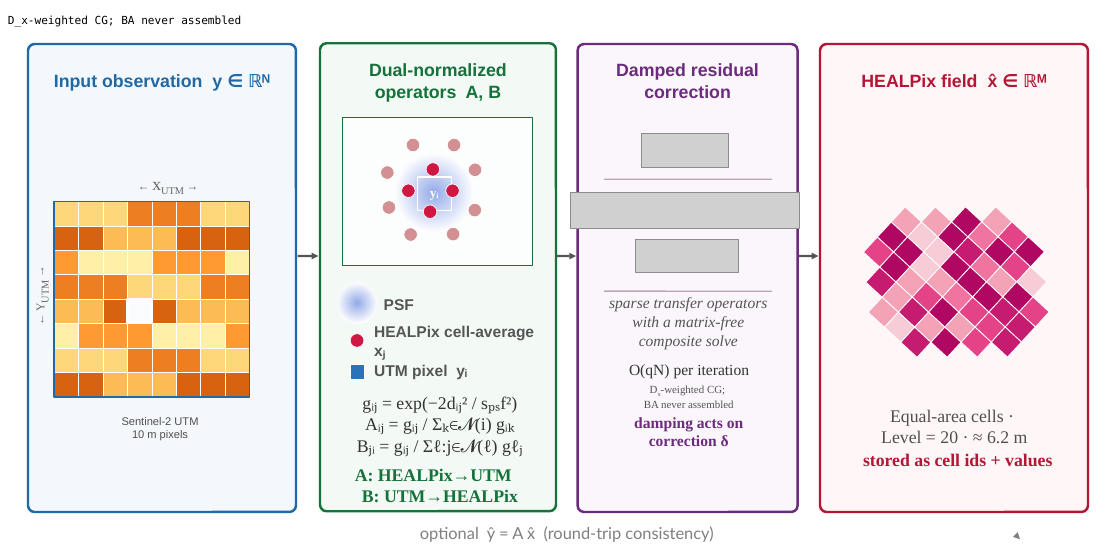
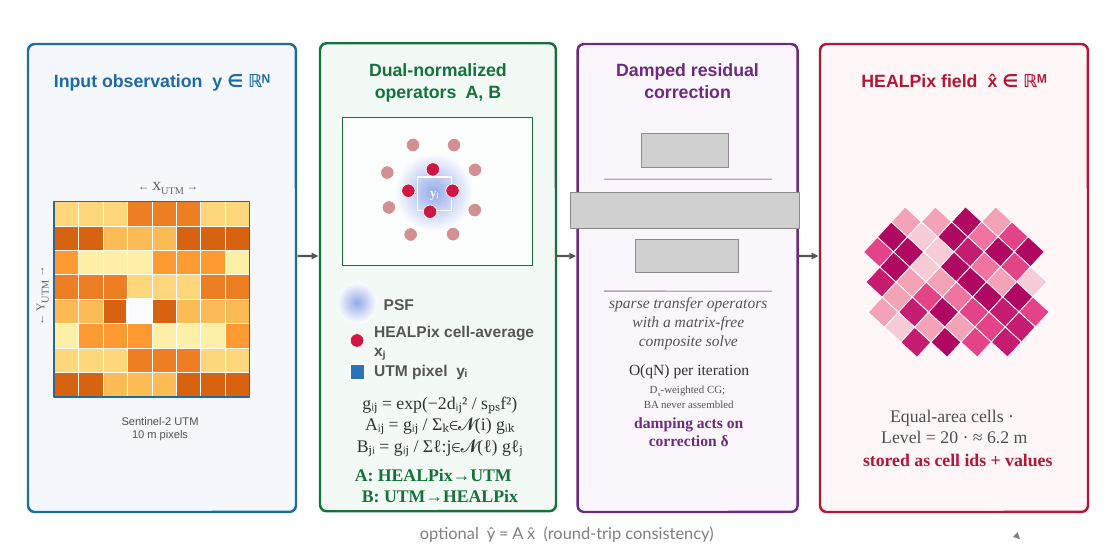
Before and after one commit to GRID4EARTH/healpix-resample, a slide deck: slide 1 of tex/figures/fig01_psf_healpix_workflow_editable.pptx. Drawn at 1120x560 pixels with LibreOffice and Linux fonts; fonts in the diff are those of the drawing; grey boxes stand for pictures. Boxes give left, top, right and bottom in pixels: in the first picture for what was removed or moved away, otherwise in the second. Text is boxed around its words. In the diff, an @@ line names an element or a change of style, - is before the commit and + after.

```diff
--- a/tex/figures/fig01_psf_healpix_workflow_editable.pptx
+++ b/tex/figures/fig01_psf_healpix_workflow_editable.pptx
@@ text removed at [8,15,241,27] @@
-D_x-weighted CG; BA never assembled
```
Also in this commit, not shown: 4 other files.
